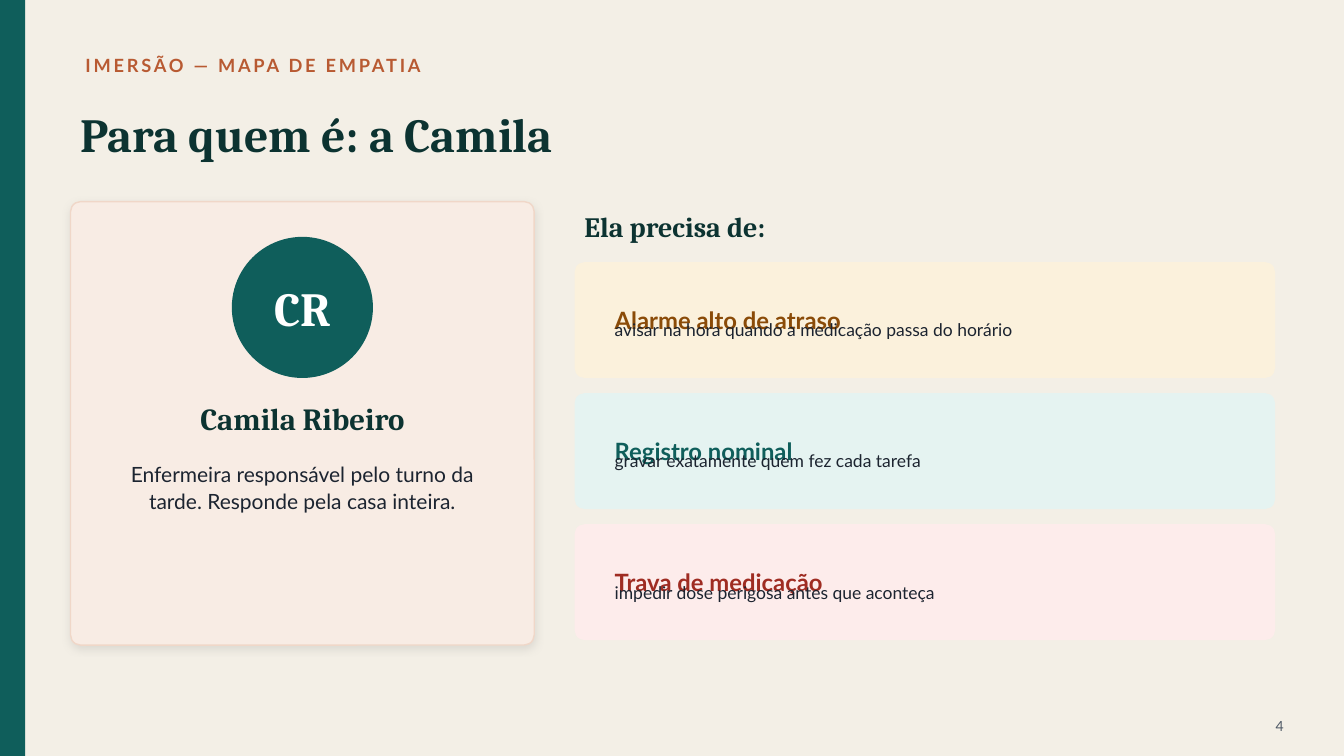
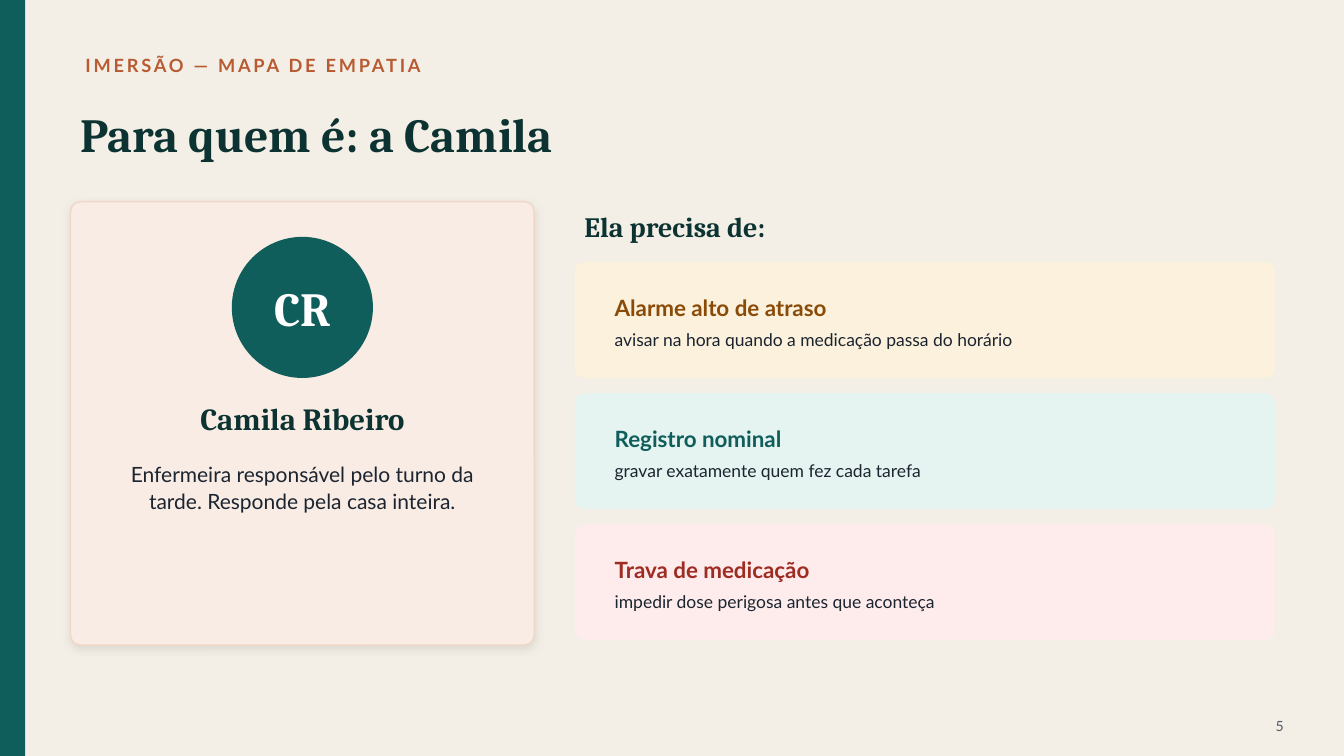
Before and after one commit to jbr121/acolhe-ilpi, a slide deck: slide 5 of apresentacao/Acolhe-Apresentacao-M3.pptx. Drawn at 1344x756 pixels with LibreOffice and Linux fonts; fonts in the diff are those of the drawing. Boxes give left, top, right and bottom in pixels: in the first picture for what was removed or moved away, otherwise in the second. Text is boxed around its words. In the diff, an @@ line names an element or a change of style, - is before the commit and + after.

Commit message:
Apresentacao: corrige sobreposicao no slide 5 e numeracao das paginas

```diff
--- a/apresentacao/Acolhe-Apresentacao-M3.pptx
+++ b/apresentacao/Acolhe-Apresentacao-M3.pptx
@@ text at bbox=[615, 299, 827, 316]: size 17 to 16 pt in "Alarme alto de atraso"; line spacing 1 to 1.15; more space between paragraphs @@
@@ text removed at bbox=[615, 322, 1012, 339] @@
-avisar na hora quando a medicação passa do horário
@@ text at bbox=[615, 333, 1012, 349]: paragraph added @@
+avisar na hora quando a medicação passa do horário
@@ text "Registro nominal": place and size @@
-text "Registro nominal" at bbox=[615, 453, 921, 470]
+text "Registro nominal" at bbox=[615, 430, 921, 480]
@@ text "Registro nominal" at bbox=[615, 430, 921, 480]: vertical alignment top to middle @@
@@ text at bbox=[615, 430, 781, 451]: paragraph added @@
+Registro nominal
@@ text removed at bbox=[615, 442, 793, 466] @@
-Registro nominal
@@ text at bbox=[615, 464, 921, 480]: line spacing 1 to 1.15; more space between paragraphs @@
@@ text "Trava de medicação" at bbox=[615, 561, 935, 611]: vertical alignment top to middle @@
@@ text "Trava de medicação": place and size @@
-text "Trava de medicação" at bbox=[615, 584, 935, 602]
+text "Trava de medicação" at bbox=[615, 561, 935, 611]
@@ text at bbox=[615, 561, 809, 582]: paragraph added @@
+Trava de medicação
@@ text at bbox=[615, 595, 935, 611]: line spacing 1 to 1.15; more space between paragraphs @@
@@ text removed at bbox=[615, 573, 822, 597] @@
-Trava de medicação
@@ text at bbox=[1276, 721, 1284, 731]: text changed @@
-4
+5
```
Also in this commit, not shown: 12 other slides changed, 1 other file.
